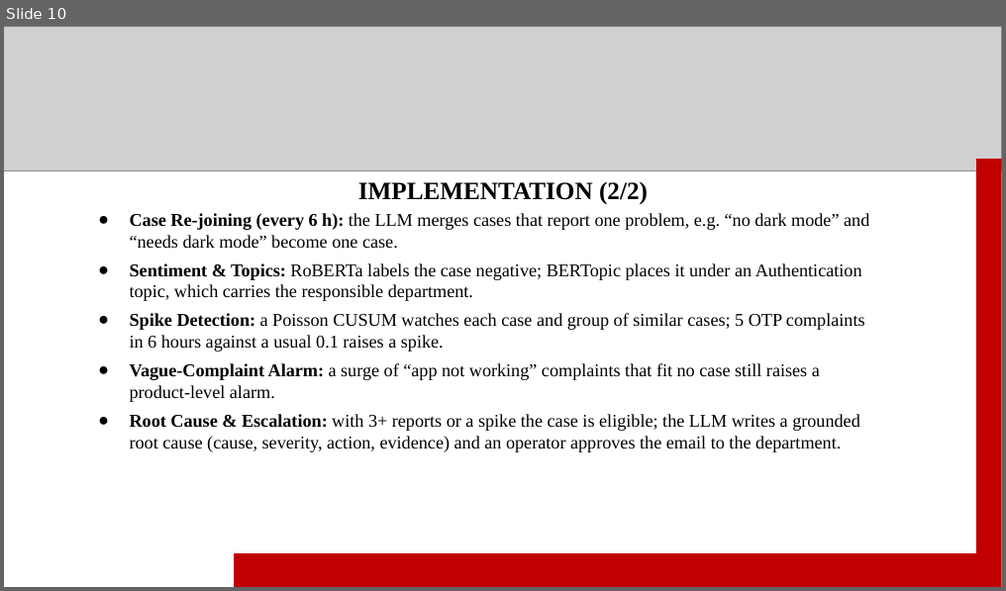
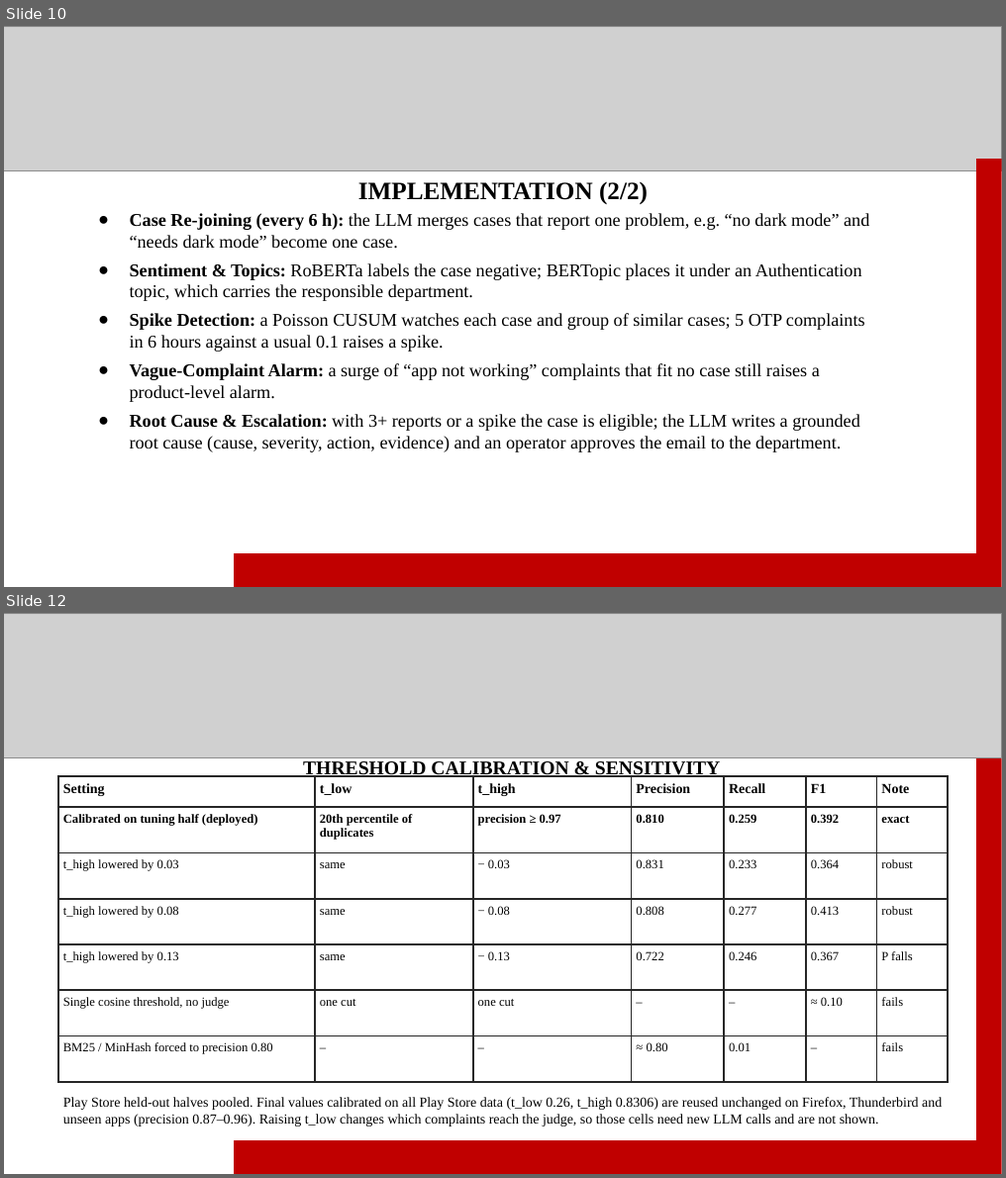
Before and after one commit to sanyyyyoo/InsightDesk, a slide deck: reports/ppt/InsightDesk_final.pptx. Shown one above the other, each under a label of ours: slide 10 before the commit, slides 10 and 12 after it; the slides between them are not shown. The pictures are 1006x591 and 1006x1178 pixels, drawn with LibreOffice and Linux fonts; fonts in the diff are those of the drawing; grey boxes stand for pictures. Boxes give left, top, right and bottom in pixels: in the first picture for what was removed or moved away, otherwise in the second. Text is boxed around its words. In the diff, an @@ line names an element or a change of style, - is before the commit and + after.

```diff
--- a/reports/ppt/InsightDesk_final.pptx
+++ b/reports/ppt/InsightDesk_final.pptx
@@ slide 12 added at (4,613,1002,1174), background #FFFFFF @@
@@ picture added at (4,613,1002,759) @@
@@ table added at (21,630,23,958), 1 rows, 1 columns @@
+
@@ table added at (37,646,39,973), 1 rows, 1 columns @@
+
@@ rectangle added at (976,746,1001,1174), fill #C00000 @@
@@ table added at (57,776,948,1082), 7 rows, 7 columns @@
+Setting | t_low | t_high | Precision | Recall | F1 | Note
+Calibrated on tuning half (deployed) | 20th percentile of duplicates | precision ≥ 0.97 | 0.810 | 0.259 | 0.392 | exact
+t_high lowered by 0.03 | same | − 0.03 | 0.831 | 0.233 | 0.364 | robust
+t_high lowered by 0.08 | same | − 0.08 | 0.808 | 0.277 | 0.413 | robust
+t_high lowered by 0.13 | same | − 0.13 | 0.722 | 0.246 | 0.367 | P falls
+Single cosine threshold, no judge | one cut | one cut | – | – | ≈ 0.10 | fails
+BM25 / MinHash forced to precision 0.80 | – | – | ≈ 0.80 | 0.01 | – | fails
@@ text added at (303,761,721,779), 14 pt, text #000000, bold @@
+THRESHOLD CALIBRATION & SENSITIVITY
@@ text added at (63,1097,942,1127), 10 pt, text #000000 @@
+Play Store held-out halves pooled. Final values calibrated on all Play Store data (t_low 0.26, t_high 0.8306) are reused unchanged on Firefox, Thunderbird and unseen apps (precision 0.87–0.96). Raising t_low changes which complaints reach the judge, so those cells need new LLM calls and are not shown.
@@ rectangle added at (234,1141,976,1174), fill #C00000 @@
```
Also in this commit, not shown: 1 slide changed, 4 other slides added, 1 other file.
